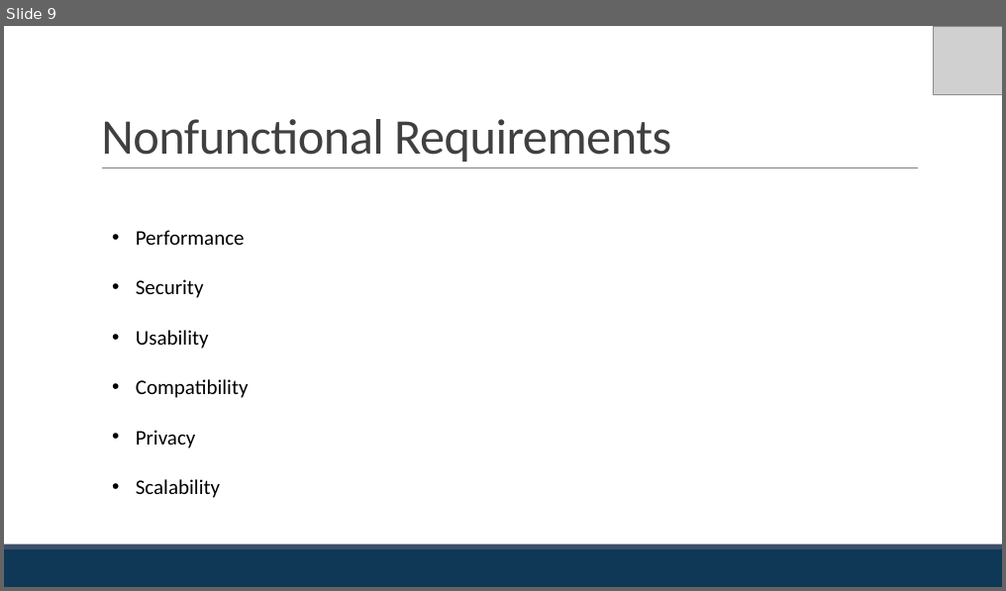
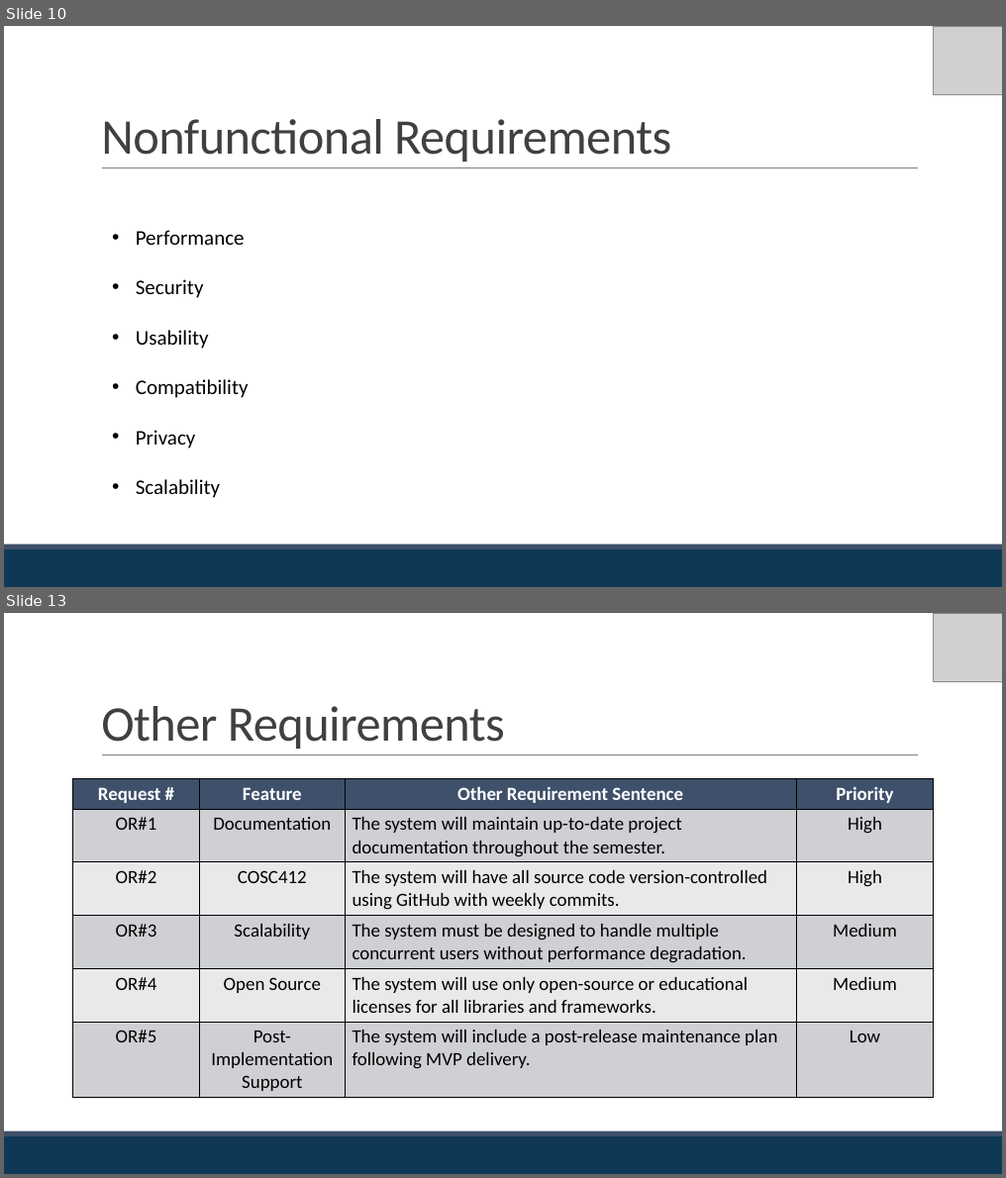
Before and after one commit to hudcho/Studious, a slide deck: ASGMNT3/JHET_Innovations-Assignment3-SRS-Presentation (1).pptx. Shown one above the other, each under a label of ours: slide 9 before the commit, slides 10 and 13 after it; the slides between them are not shown. The pictures are 1006x591 and 1006x1178 pixels, drawn with LibreOffice and Linux fonts; fonts in the diff are those of the drawing; grey boxes stand for pictures. Boxes give left, top, right and bottom in pixels: in the first picture for what was removed or moved away, otherwise in the second. Text is boxed around its words. In the diff, an @@ line names an element or a change of style, - is before the commit and + after.

```diff
--- a/ASGMNT3/JHET_Innovations-Assignment3-SRS-Presentation (1).pptx
+++ b/ASGMNT3/JHET_Innovations-Assignment3-SRS-Presentation (1).pptx
@@ slide 13 added at bbox=[4, 613, 1002, 1174], background #FFFFFF; not listed: 3 template elements that a slide beside it also shows @@
@@ picture added at bbox=[934, 613, 1002, 682] @@
@@ title added at bbox=[101, 706, 505, 749], 48 pt, text #404040 @@
+Other Requirements
@@ table added at bbox=[73, 779, 934, 1095], 6 rows, 4 columns @@
+Request # | Feature | Other Requirement Sentence | Priority
+OR#1 | Documentation | The system will maintain up-to-date project documentation throughout the semester. | High
+OR#2 | COSC412 | The system will have all source code version-controlled using GitHub with weekly commits. | High
+OR#3 | Scalability | The system must be designed to handle multiple concurrent users without performance degradation. | Medium
+OR#4 | Open Source | The system will use only open-source or educational licenses for all libraries and frameworks. | Medium
+OR#5 | Post-Implementation Support | The system will include a post-release maintenance plan following MVP delivery. | Low
@@ what was slide 9 is now slide 10 @@
```
Also in this commit, not shown: 5 slides changed, 1 slide removed, 2 other files.
